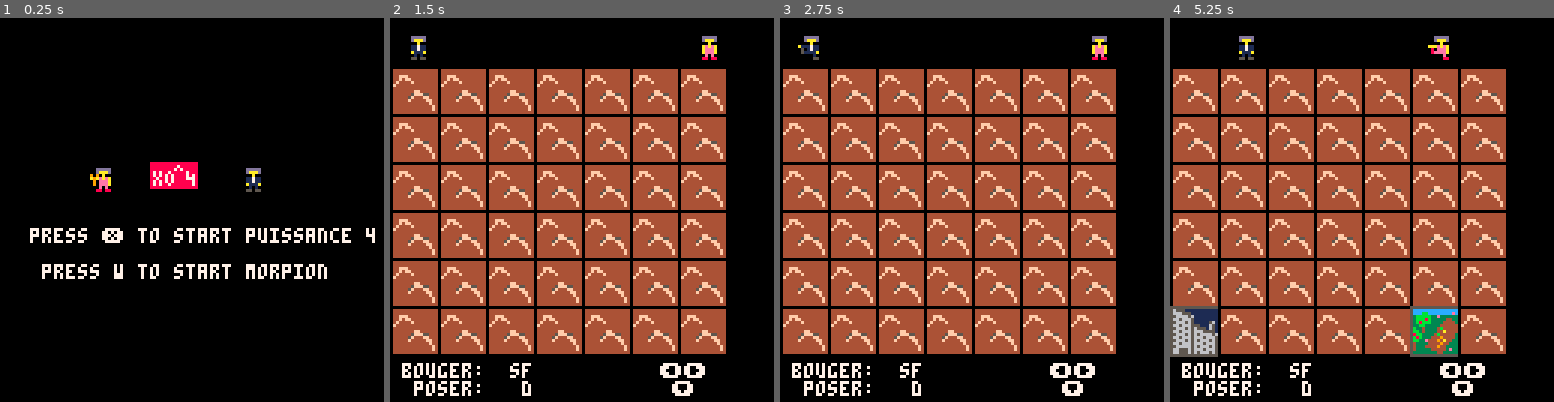
Above: before the commit, frames 1-4 (left to right).
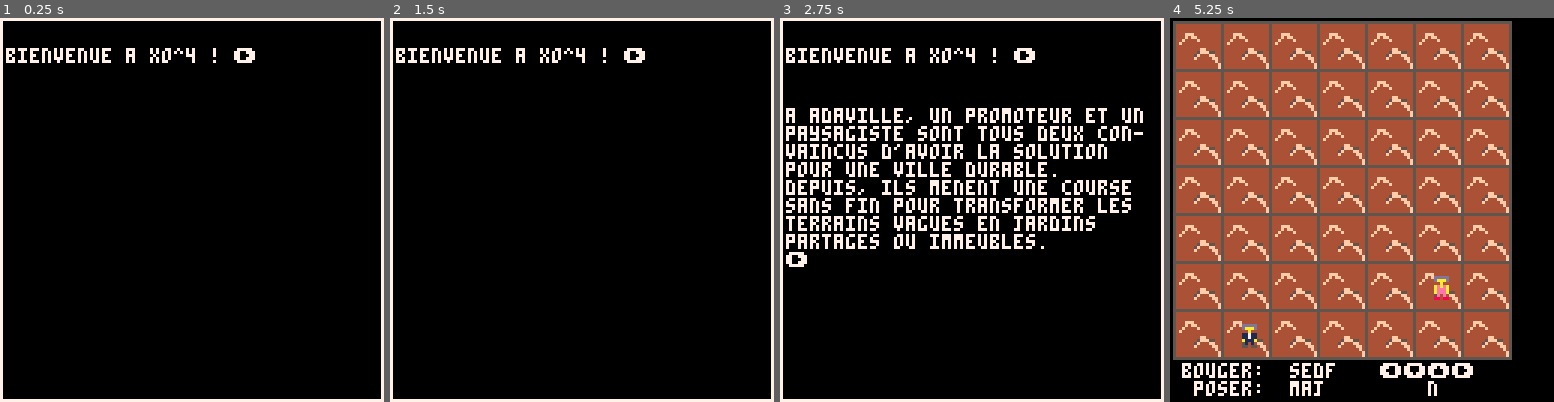
Above: after the commit, the same moments.

Repository: adatechschool/projet-collectif---pico-8-puissance4
Game: PICO-8 cartridge test 16.p8
Same seed, same stepped clock (60 frames per second), same inputs: the game is played once before the commit and once after it.
Inputs:
- Up to frame 1 (0.25 s): no input
- Up to frame 2 (1.5 s): tap X (X key) at 0.33, 1.07 s; tap O (Z key) at 0.7 s
- Up to frame 3 (2.75 s): hold Right 1.6-2.1 s; hold P2 Left 1.6-2.1 s; tap O (Z key) at 1.7, 2.1, 2.5 s; tap X (X key) at 1.85 s; hold Up 2.15-2.42 s; hold P2 Down 2.15-2.42 s; hold Right from 2.47 s (still down); hold P2 Left from 2.47 s (still down)
- Up to frame 4 (5.25 s): tap O (Z key) every 0.4 s from 2.9 to 4.9 s; tap X (X key) at 2.97, 4.08, 5.2 s; release Right at 3.03 s; release P2 Left at 3.03 s; hold Left 3.08-3.58 s; hold P2 Right 3.08-3.58 s; hold Down 3.63-3.97 s; hold P2 Up 3.63-3.97 s; hold Right 4.02-4.68 s; hold P2 Left 4.02-4.68 s; hold Up 4.73-5.03 s; hold P2 Down 4.73-5.03 s; hold Left from 5.08 s (still down); hold P2 Right from 5.08 s (still down)

The runs differ from the first frame. In frame 1, 8.0% of the frame differs, in the area x 0-100%, y 0-100%; in frame 2, 63%; in frame 3, 65%; in frame 4, 41%.

Commit message:
musiques et random player qui commence

Diff:
--- a/test 15.p8
+++ b/test 16.p8
@@ -7,8 +7,29 @@
 -- gestion alternance menu-jeu
 
 function _init()
-music(4,0)
-scene="menu"
+player_start()
+music(6,0,0)
+scene = "prologue"
+reading=false
+win = false
+end
+
+function tb_init(voice,string)
+   reading=true -- sets reading to true when a text box has been called.
+   tb={ -- table containing all properties of a text box. i like to work with tables, but you could use global variables if you preffer.
+    str=string, -- the strings. remember: this is the table of strings you passed to this function when you called on _update()
+    voice=voice, -- the voice. again, this was passed to this function when you called it on _update()
+    i=1, -- index used to tell what string from tb.str to read.
+    cur=0, -- buffer used to progressively show characters on the text box.
+    char=0, -- current character to be drawn on the text box.
+    x=0, -- x coordinate
+    y=25, -- y coordginate
+    w=100, -- text box width
+    h=100, -- text box height
+    col1=0, -- background color
+    col2=7, -- border color
+    col3=7, -- text color
+   }
 end
 
 timing = 0.1
@@ -62,7 +83,7 @@
 p2.c = 1
 p2.l = 1
 p2_sprite = 146
-p2_playing = false -- (pourrait etre true, ca sera gere plus tard)
+p2_playing = true
 
 -- creation variables game 2
 
@@ -84,18 +105,35 @@
 p2m.cm = 1
 p2m.lm = 7
 p2m_sprite = 146
-p2m_playing = false
-…(5 lines of a section not shown)…
+p2m_playing = true
+
+function sound_win ()
+if win == true then
+sfx(8)
+end
+end
 -->8
 -- update
 --(appelee 30 fois/sec)
 
 function _update()
-	if scene=="menu" then
+if scene == "prologue" then
+	if reading then -- if tb_init has been called, reading will be true and a text box is being displayed to the player. it is important to do this check here because that way you can easily separete normal game actions to text box inputs.
+        tb_update() -- handle the text box on every frame update.
+    if (btnp(⬇️)) then
+     scene = "menu"
+     music(-1)
+     music(4)
+  end
+    else
+        if (btnp(1)) tb_init(0,{"a adaville, un promoteur et un\npaysagiste sont tous deux con-\nvaincus d'avoir la solution\npour une ville durable.\ndepuis, ils menent une course\nsans fin pour transformer les\nterrains vagues en jardins\npartages ou immeubles.\n➡️","le premier a aligner 4 terrains\naura gagne la bataille !\n⬇️"})
+     if (btnp(⬇️)) then
+      scene = "menu"
+       music(-1)
+     music(4)
+    end
+    end
+	elseif scene=="menu" then
 	 update_menu()
 	elseif scene=="game1" then
 	 update_game1()
@@ -127,23 +165,75 @@
 function update_menu()
    if btnp(5) then
     scene="game1"
+    sfx(9)
     elseif btnp(4) then
      scene="game2"
+     sfx(9)
     end
 end
 
+function tb_update()  -- this function handles the text box on every frame update.
+    if tb.char<#tb.str[tb.i] then -- if the message has not been processed until it's last character:
+        tb.cur+=0.5 -- increase the buffer. 0.5 is already max speed for this setup. if you want messages to show slower, set this to a lower number. this should not be lower than 0.1 and also should not be higher than 0.9
+        if tb.cur>0.9 then -- if the buffer is larger than 0.9:
+            tb.char+=1 -- set next character to be drawn.
+            tb.cur=0    -- reset the buffer.
+            if (ord(tb.str[tb.i],tb.char)!=32) sfx(5,0) -- play the voice sound effect.
+        end
+        if (btnp(1)) tb.char=#tb.str[tb.i] -- advance to the last character, to speed up the message.
+    elseif btnp(1) then
+     -- if already on the last message character and button ❎/x is pressed:
+        if #tb.str>tb.i then -- if the number of strings to disay is larger than the current index (this means that there's another message to display next):
+            tb.i+=1 -- increase the index, to display the next message on tb.str
+            tb.cur=0 -- reset the buffer.
+            tb.char=0 -- reset the character position.
+        else -- if there are no more messages to display:
+            reading=false -- set reading to false. this makes sure the text box isn't drawn on screen and can be used to resume normal gameplay.
+        end
+    end
+end
+
+function reboot_grids()
+if scene == "game1" then
+  for l=1,7 do
+ grid[l] = {}
+ for c=1,7 do
+  grid[l][c] =0
+  end
+  end
+elseif scene == "game2" then
+ for lm=1,7 do
+ gridm[lm] = {}
+ for cm=1,7 do
+  gridm[lm][cm] =0
+ end
+end
+end
+end
+
+function player_start()
+	if flr(rnd(2))==1
+	then
+	 p1_playing = false
+	 p1m_playing = false
+	else
+		p2_playing = false
+		p2m_playing = false
+	end
+end
 
 -->8
 -- update game 1
 
 function update_game1()
 	if btnp(5,1) then
-       scene="menu"
+    scene="menu"
+    reboot_grids()
+    sfx(9)
  end
 	update_p1()
 	update_p2()
-end
-
+	end
 
 function update_p1()
  if btnp(0,0) then
@@ -163,49 +253,49 @@
   		p1_playing=false
    	p2_playing=true
    	sfx(-1)
-   	sfx (6,0)
+   	sfx (6)
 		 elseif grid[6][p1.c] == 0
 		  and p1_playing==true then
 	    grid[6][ p1.c] = 1
 	  		p1_playing=false
 	   	p2_playing=true
 	   	sfx(-1)
-	   	sfx (6,0)
+	   	sfx (6)
 	  elseif grid[5][p1.c] == 0
 	   and p1_playing==true then
 	    grid[5][ p1.c] = 1
 	  		p1_playing=false
 	   	p2_playing=true
 	   	sfx(-1)
-	   	sfx (6,0)
+	   	sfx (6)
 	  elseif grid[4][p1.c] == 0
 	   and p1_playing==true then
 	    grid[4][ p1.c] = 1
 	  	 p1_playing=false
 	   	p2_playing=true
 	   	sfx(-1)
-	   	sfx (6,0)
+	   	sfx (6)
 		 elseif grid[3][p1.c] == 0
 		  and p1_playing==true then
 		   grid[3][ p1.c] = 1
 		   p1_playing=false
 		   p2_playing=true
 		   sfx(-1)
-		   sfx (6,0)
+		   sfx (6)
 	  elseif grid[2][p1.c] == 0
 	   and p1_playing==true then
 	    grid[2][ p1.c] = 1
 	  		p1_playing=false
 	   	p2_playing=true
 	   	sfx(-1)
-	   	sfx (6,0)
+	   	sfx (6)
 		end
 	end
  if p1_playing==true then
  	p1_sprite+=1*(timing*4)
 	 else if p1_playing==false then
- 		p1_sprite+=1*timing
-		end
+ 		p1_sprite=132
+ end
  end
 	if p1_sprite > 135 then
 		p1_sprite = 130
@@ -229,44 +319,45 @@
   			 p2_playing=false
    			p1_playing=true
    			sfx(-1)
-   			sfx (2,0)
+   			sfx(2)
 elseif grid[6][p2.c] == 0 and p2_playing==true then
      grid[6][p2.c] = 2
   			 p2_playing=false
    			p1_playing=true
    			sfx(-1)
-   			sfx (2,0)
+   			sfx(2)
   elseif grid[5][p2.c] == 0 and p2_playing==true then
      grid[5][p2.c] = 2
   			p2_playing=false
    			p1_playing=true
    			sfx(-1)
-   			sfx (2,0)
+   			sfx (2)
   elseif grid[4][p2.c] == 0 and p2_playing==true then
      grid[4][p2.c]= 2
   			 p2_playing=false
    			p1_playing=true
    			sfx(-1)
-   			sfx (2,0)
+   			sfx (2)
  elseif grid[3][p2.c] == 0 and p2_playing==true then
      grid[3][p2.c] = 2
   			 p2_playing=false
    			p1_playing=true
    			sfx(-1)
-   			sfx (2,0)
+   			sfx (2)
   elseif grid[2][p2.c] == 0 and p2_playing==true then
      grid[2][p2.c] = 2
   			p2_playing=false
    			p1_playing=true
    			sfx(-1)
-   			sfx (2,0)
+   			sfx (2)
   end
  end
 
  if p2_playing==true then
  	p2_sprite+=1*(timing*4)
  else if p2_playing==false then
- 	p2_sprite+=1*timing
+ 	p2_sprite=148
+
  end
  end
 
@@ -613,6 +704,9 @@
 function update_game2()
  if btnp(5,1) then
        scene="menu"
+       reboot_grids()
+       win =false
+       sfx(9)
  end
 	update_p1m()
 	update_p2m()
@@ -646,14 +740,13 @@
   			 gridm[p1m.lm][ p1m.cm] = 1
   			 p1m_playing=false
    			p2m_playing=true
-   			sfx(-1)
-   			sfx (6,0)
+   			sfx (6)
   end
  end
  if p1m_playing==true then
  	p1m_sprite+=1*(timing*4)
  else if p1m_playing==false then
- 	p1m_sprite+=1*timing
+ 	p1m_sprite=132
  end
  end
 	if p1m_sprite > 135 then
@@ -689,14 +782,13 @@
    		gridm[p2m.lm][ p2m.cm] = 2
    		p1m_playing=true
    		p2m_playing=false
-   		sfx(-1)
-   		sfx (2,0)
+   		sfx (2)
   end
  end
  if p2m_playing==true then
  	p2m_sprite+=1*(timing*4)
  	elseif p2m_playing==false then
- 		p2m_sprite+=1*timing
+ 		p2m_sprite=148
  end
 	if p2m_sprite > 151 then
 		p2m_sprite =146
@@ -870,6 +962,26 @@
   and gridm[5][p1m.cm+2]==1
   and gridm[2][p1m.cm+1]==1	then
    win_p1()
+ elseif gridm[4][p1m.cm]==1
+  and gridm[3][p1m.cm+1]==1
+  and gridm[2][p1m.cm+2]==1
+  and gridm[1][p1m.cm+3]==1 then
+   win_p1()
+  elseif gridm[4][p1m.cm]==1
+  and gridm[3][p1m.cm-1]==1
+  and gridm[2][p1m.cm-2]==1
+  and gridm[1][p1m.cm-3]==1 then
+   win_p1()
+  elseif gridm[1][p1m.cm]==1
+  and gridm[2][p1m.cm-1]==1
+  and gridm[3][p1m.cm-2]==1
+  and gridm[4][p1m.cm-3]==1 then
+   win_p1()
+  elseif gridm[1][p1m.cm]==1
+  and gridm[2][p1m.cm+1]==1
+  and gridm[3][p1m.cm+2]==1
+  and gridm[4][p1m.cm+3]==1 then
+   win_p1()
 	end
 end
 
@@ -1041,6 +1153,26 @@
 		and gridm[5][p2m.cm+2]==2
 		and gridm[2][p2m.cm+1]==2	then
 			win_p2()
+	elseif gridm[4][p2m.cm]==2
+		and gridm[3][p2m.cm+1]==2
+		and gridm[2][p2m.cm+2]==2
+		and gridm[1][p2m.cm+3]==2 then
+		 win_p2()
+		elseif gridm[4][p2m.cm]==2
+		and gridm[3][p2m.cm-1]==2
+		and gridm[2][p2m.cm-2]==2
+		and gridm[1][p2m.cm-3]==2 then
+		 win_p2()
+		elseif gridm[1][p2m.cm]==2
+		and gridm[2][p2m.cm-1]==2
+		and gridm[3][p2m.cm-2]==2
+		and gridm[4][p2m.cm-3]==2 then
+		 win_p2()
+		elseif gridm[1][p2m.cm]==2
+		and gridm[2][p2m.cm+1]==2
+		and gridm[3][p2m.cm+2]==2
+		and gridm[4][p2m.cm+3]==2 then
+		 win_p2()
 	end
 end
 
@@ -1049,7 +1181,13 @@
 --draw
 
 function _draw()
-  if scene=="menu" then
+if scene =="prologue" then
+				cls(0)
+				rect(0,0,127,127,7)
+    local str="bienvenue a xo^4 ! ➡️"
+    print(str,2,10,7)
+    tb_draw() -- to draw text boxes, this function must be called. it is processed when reading is true, so there is no need to do a check here.
+  elseif scene=="menu" then
    draw_menu()
    elseif scene=="game1" then
     draw_game1()
@@ -1064,54 +1202,75 @@
 
 function draw_menu()
 	cls()
-	spr(170,50,45,2,2) -- titre jeu
-	print("press ❎ to start puissance 4\n\n press w to start morpion",10,70,7)
+	spr(170,50,20,2,2) -- titre principal
+	spr (1,10,50,5,1) -- titre game 1
+	print("press ❎ to start",50,52,7)
+	spr (17,10,60,4,1) -- titre game 2
+	print("press w to start",50,62,7)
+ print("    in game,\npress a for menu\npress p for pause",24,90,7)
 animated_win_p1()
 animated_win_p2()
 end
 
 function draw_animated_win()
-spr(br_sprite,50,40)
-spr(av_sprite,58,40)
-spr(o_sprite,66,40)
-	if scene=="game1" then
-	print("press n to return to menu",15,100)
-	elseif scene=="game2" then
-	print("press ❎ to return to menu",15,100)
-	end
+win = true
+if scene == "game1" then
+rectfill (0,112,112,127,0)
+spr(br_sprite,21,115)
+spr(av_sprite,29,115)
+spr(o_sprite,37,115)
+print("a -> menu",75,117,7)
+else
+rectfill (0,115,112,127,0)
+spr(br_sprite,21,115)
+spr(av_sprite,29,115)
+spr(o_sprite,37,115)
+print("a -> menu",75,117,7)
+end
 end
 
 function win_p1()
+if btnp(3) then
+		sfx(8)
+end
+if btnp(4)  then
+		sfx(8)
+		end
+	draw_animated_win()
+		animated_win_p1()
+		reboot()
  if scene=="game1" then
-		reboot_p1()
-		cls()
-		animated_win_p1()
-		draw_animated_win()
 			if btnp(4) then
 		 run()
+		 music(4)
 		 end
 	elseif scene=="game2" then
-		cls()
-		draw_animated_win()
-		animated_win_p1()
 		 if btnp(5) then
 		 run()
+		 music(4)
 		 end
  end
 end
 
 function win_p2()
-	cls()
+if btnp(3,1) then
+		sfx(8)
+		end
+if btnp(4,1)  then
+		sfx(8)
+		end
+	draw_animated_win()
 	animated_win_p2()
-	draw_animated_win()
+	reboot()
 	if scene=="game1" then
-	reboot_p2()
 		if btnp(4) then
 		 run()
+		 music(4)
 		end
 	elseif scene=="game2" then
 	 if btnp(5) then
 	 run()
+	 music(4)
 	 end
 	end
 end
@@ -1119,15 +1278,15 @@
 function animated_win_p1()
 if scene == "menu" then
 	local x =30
- local y =50
+ local y =24
  spr (w1_sprite,x,y)
 elseif scene == "game1" then
- local x =58
- local y =65
+ local x =4
+ local y =118
  spr (w1_sprite,x,y)
 elseif scene == "game2" then
- local x =58
- local y =65
+ local x =4
+ local y =118
  spr (w1_sprite,x,y)
 end
 end
@@ -1135,35 +1294,35 @@
 function animated_win_p2()
 if scene == "menu" then
 	local x =80
- local y =50
+ local y =24
  spr (w2_sprite,x,y)
 elseif scene == "game1" then
- local x =58
- local y =65
+ local x =4
+ local y =118
  spr (w2_sprite,x,y)
 elseif scene == "game2" then
- local x =58
- local y =65
+ local x =4
+ local y =118
  spr (w2_sprite,x,y)
  end
 end
 
-function reboot_p1()
-for l=1,7 do
- grid[l] = {}
- for c=1,7 do
-  grid[l][c] =1
- end
-end
-end
-
-function reboot_p2()
-for l=1,7 do
- grid[l] = {}
- for c=1,7 do
-  grid[l][c] =2
- end
-end
+function reboot()
+	if scene == "game1" then
+		p1_playing=false
+		p2_playing=false
+	elseif scene == "game2"then
+		p1m_playing=false
+		p2m_playing=false
+		end
+end
+
+function tb_draw() -- this function draws the text box.
+    if reading then -- only draw the text box if reading is true, that is, if a text box has been called and tb_init() has already happened.
+       -- rectfill(tb.x,tb.y,tb.x+tb.w,tb.y+tb.h,tb.col1) -- draw the background.
+       -- rect(tb.x,tb.y,tb.x+tb.w,tb.y+tb.h,tb.col2) -- draw the border.
+        print(sub(tb.str[tb.i],1,tb.char),tb.x+2,tb.y+5,tb.col3) -- draw the text.
+    end
 end
 -->8
 -- draw game 1
Not shown, changed: 24 lines of the sprite sheet (__gfx__) section of test 16.p8
Not shown, changed: the music (__music__) section of test 16.p8
Not shown, changed: the sound effects (__sfx__) section of test 16.p8
